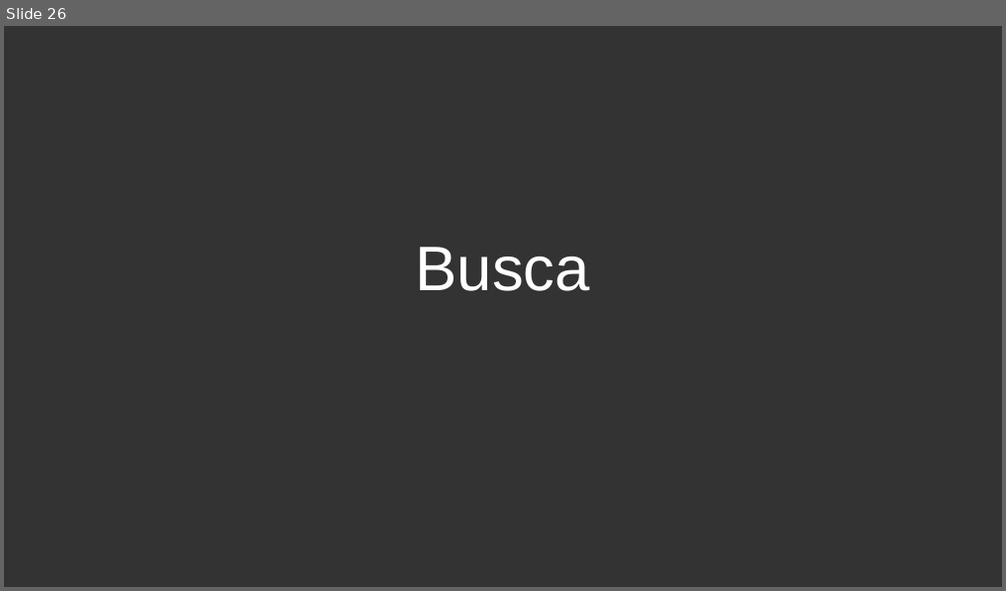
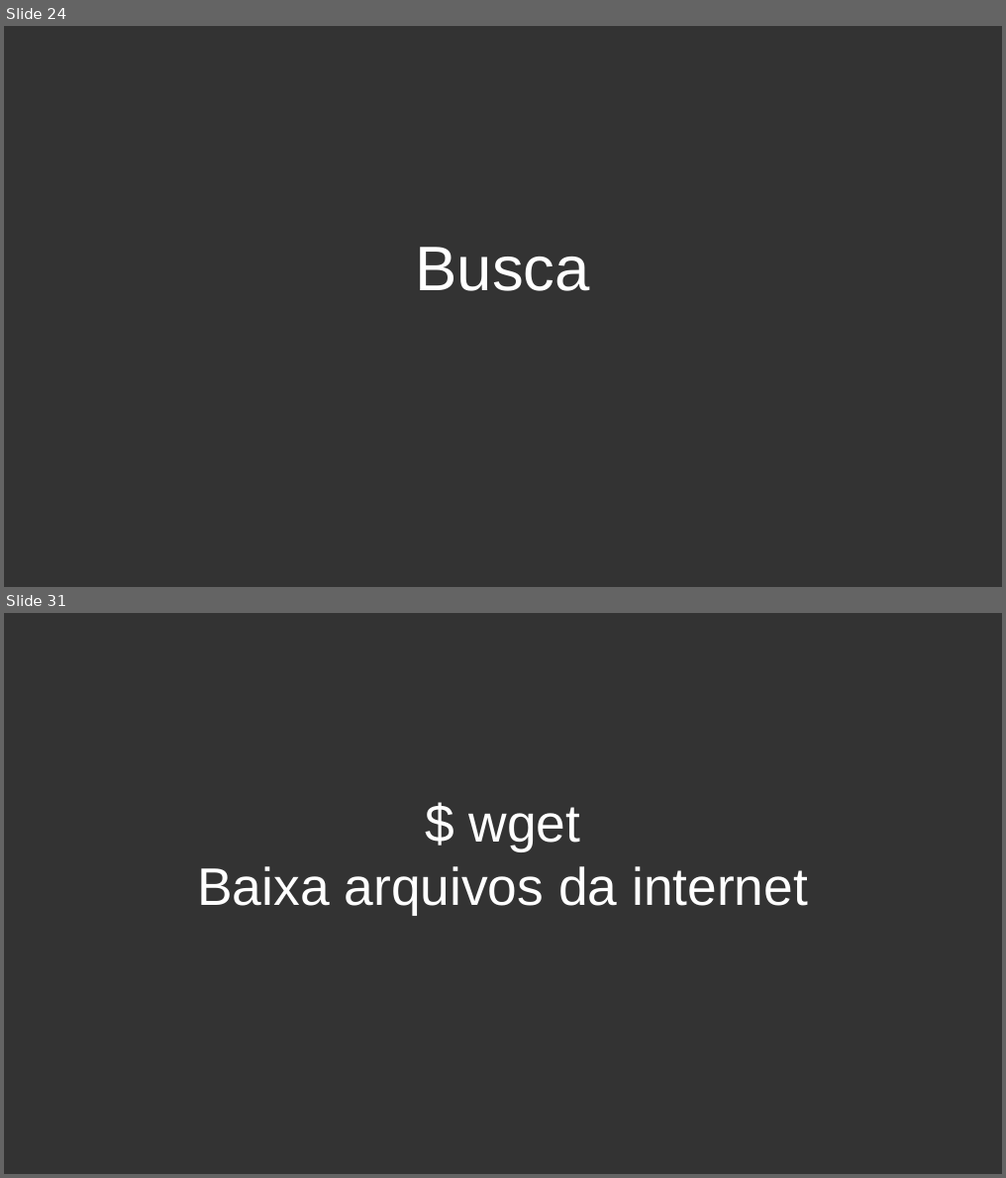
Before and after one commit to petecoutfpr/curso-linux-peteco, a slide deck: 2018-1/linux basico aula 5.odp. Shown one above the other, each under a label of ours: slide 26 before the commit, slides 24 and 31 after it; the slides between them are not shown. The pictures are 1006x591 and 1006x1178 pixels, drawn with LibreOffice and Linux fonts; fonts in the diff are those of the drawing; background and template pictures are left out. Boxes give left, top, right and bottom in pixels: in the first picture for what was removed or moved away, otherwise in the second. Text is boxed around its words. In the diff, an @@ line names an element or a change of style, - is before the commit and + after.

```diff
--- a/2018-1/linux basico aula 5.odp
+++ b/2018-1/linux basico aula 5.odp
@@ slide 31 added at box(4, 613, 1002, 1174), background #333333 @@
@@ subtitle added at box(197, 807, 808, 915), 42 pt, text #FFFFFF @@
+$ wget
+Baixa arquivos da internet
@@ what was slide 26 is now slide 24 @@
```
Also in this commit, not shown: 1 slide changed, 8 other slides added, 4 slides removed.
